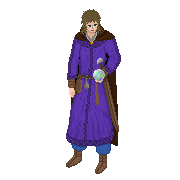
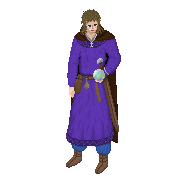
Layers edited between the first and the second 180 × 180 image:
painted on "Background" over [67, 20, 121, 170]
